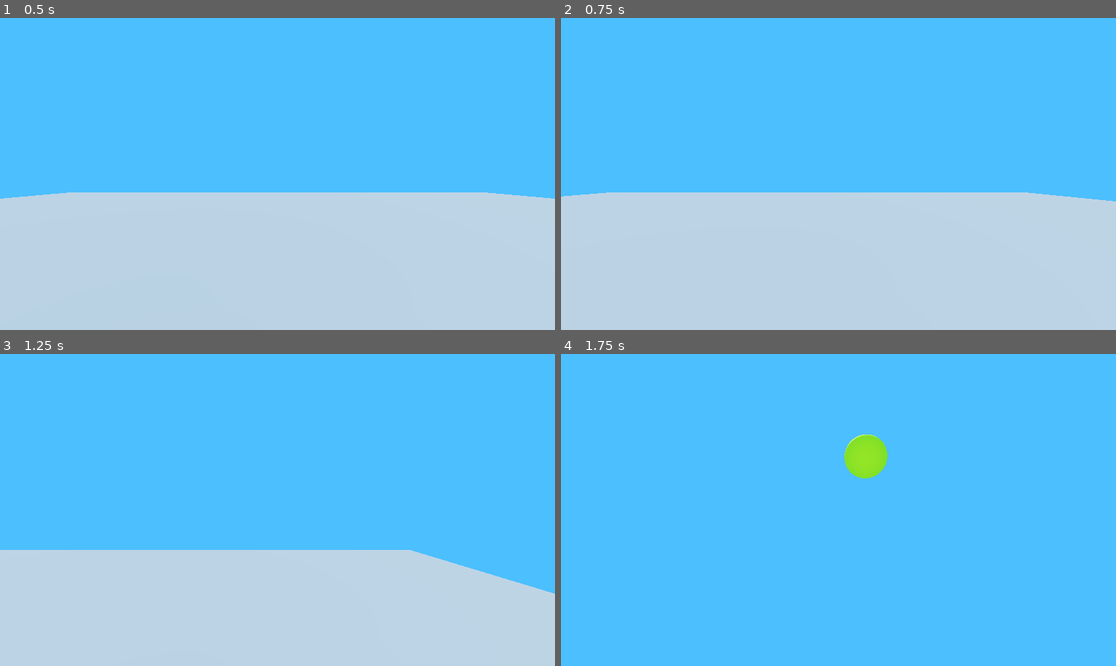
Above: before the commit, frames 1-4 (two rows, left to right).
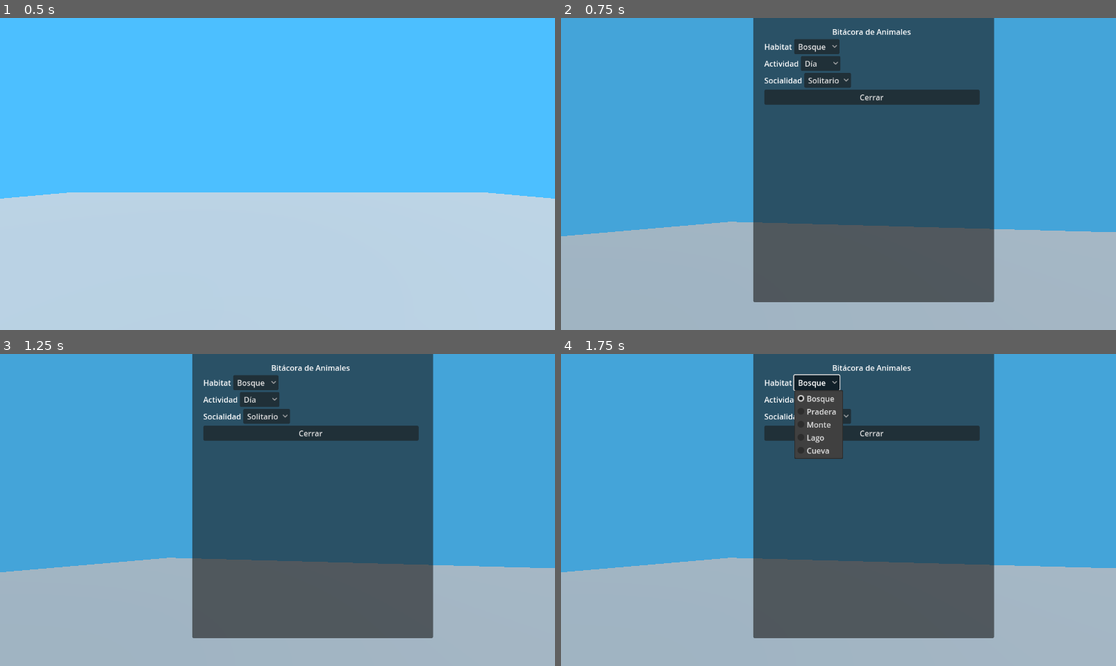
Above: after the commit, the same moments.

Repository: i4nkvrtjs/godotGameJam
Game: Godot game, scene res://lvl.tscn
Same seed, same stepped clock (60 frames per second), same inputs: the game is played once before the commit and once after it. Before the commit the project starts from res://player.tscn.
Inputs (mouse positions are in pixels of both pictures, inside the frame that each line leads up to):
- Up to frame 1 (0.5 s): no input
- Up to frame 2 (0.75 s): tap Enter at 0.5 s; move the mouse to (960, 158) at 0.52 s; hold D (right) from 0.53 s (still down); hold Tab (toggleLog, bound only after the commit) from 0.53 s (still down); click (960, 158) at 0.67 s
- Up to frame 3 (1.25 s): keep holding D (right); keep holding Tab (toggleLog, bound only after the commit); tap Space (jump) at 0.77 s
- Up to frame 4 (1.75 s): release D (right) at 1.25 s; release Tab (toggleLog, bound only after the commit) at 1.25 s; click (816, 382) at 1.25 s, where only the run after the commit has a clickable "Bosque"

Frame 1 is identical in both runs. In frame 2, 100% of the frame differs, in the area x 0-100%, y 0-100%; in frame 3, 100%; in frame 4, 100%.

Commit message:
Log masomenos funcionando

Diff:
--- /dev/null
+++ b/gamejam/game_manager.gd
@@ -0,0 +1,10 @@
+extends Node3D
+
+@onready var animalLog: Control = $"../Log"
+
+func _ready():
+	Input.set_mouse_mode(Input.MOUSE_MODE_CAPTURED)
+
+func _input(event):
+	if event.is_action_pressed("toggleLog"):
+		animalLog.toggle_log()
--- /dev/null
+++ b/gamejam/log.gd
@@ -0,0 +1,60 @@
+extends Control
+
+@export var game_manager: Node # Reference to GameManager
+@export var category_options: Dictionary = {
+	"Habitat": ["Bosque", "Pradera", "Monte", "Lago", "Cueva"],
+	"Actividad": ["Día", "Noche"],
+	"Socialidad": ["Solitario", "Grupal"]
+}
+var button_paths = {
+	"Habitat": "Panel/VBoxContainer/Habitat/Habitat_OptionButton",
+	"Actividad": "Panel/VBoxContainer/Actividad/Actividad_OptionButton",
+	"Socialidad": "Panel/VBoxContainer/Socialidad/Socialidad_OptionButton"
+}
+
+func _ready():
+	process_mode = Node.PROCESS_MODE_ALWAYS # Allows interaction even when game is paused
+	update_ui()
+
+func update_ui():
+	for category in category_options.keys():
+		var button: OptionButton = get_node_or_null(button_paths[category])
+		if button:
+			button.clear()
+			for option in category_options[category]:
+				button.add_item(option)
+		#button.selected = 0  # Default to the first option
+
+func _on_option_selected(index: int, button: OptionButton, category: String):
+	print(category, "selected:", button.get_item_text(index))
+
+func toggle_log():
+	if visible:
+		hide_log()
+	else:
+		show_log()
+
+func show_log():
+	visible = true
+	get_tree().paused = true
+	Input.set_mouse_mode(Input.MOUSE_MODE_VISIBLE)
+	set_process_input(true)
+
+func hide_log():
+	visible = false
+	get_tree().paused = false
+	Input.set_mouse_mode(Input.MOUSE_MODE_CAPTURED)
+	set_process_input(false)
+
+
+func _input(event: InputEvent):
+	if event.is_action_pressed("toggleLog"):
+		toggle_log()
+
+
+#func _on_option_button_item_selected(index: int, button: OptionButton, category: String):
+#	print(category, "selected:", button.get_item_text(index))
+
+
+func _on_cerrar_pressed():
+	hide_log()
--- /dev/null
+++ b/gamejam/log.tscn
@@ -0,0 +1,96 @@
+[gd_scene load_steps=3 format=3 uid="uid://6h1djuw3k621"]
+
+[ext_resource type="Script" uid="uid://dj2dr1l3pgs66" path="res://log.gd" id="1_5gxlv"]
+
+[sub_resource type="CanvasItemMaterial" id="CanvasItemMaterial_a0a2b"]
+
+[node name="Log" type="Control"]
+visible = false
+layout_mode = 3
+anchors_preset = 15
+anchor_right = 1.0
+anchor_bottom = 1.0
+grow_horizontal = 2
+grow_vertical = 2
+script = ExtResource("1_5gxlv")
+
+[node name="ColorRect" type="ColorRect" parent="."]
+layout_mode = 1
+anchors_preset = 15
+anchor_right = 1.0
+anchor_bottom = 1.0
+grow_horizontal = 2
+grow_vertical = 2
+mouse_filter = 2
+color = Color(0.0980392, 0.0980392, 0.0980392, 0.164706)
+
+[node name="Panel" type="Panel" parent="."]
+material = SubResource("CanvasItemMaterial_a0a2b")
+layout_mode = 1
+anchors_preset = 8
+anchor_left = 0.5
+anchor_top = 0.5
+anchor_right = 0.5
+anchor_bottom = 0.5
+offset_left = -177.0
+offset_top = -334.0
+offset_right = 323.0
+offset_bottom = 266.0
+grow_horizontal = 2
+grow_vertical = 2
+
+[node name="VBoxContainer" type="VBoxContainer" parent="Panel"]
+layout_mode = 0
+offset_left = 23.0
+offset_top = 27.0
+offset_right = 470.0
+offset_bottom = 520.0
+
+[node name="Titulo" type="Label" parent="Panel/VBoxContainer"]
+layout_mode = 2
+size_flags_horizontal = 4
+size_flags_vertical = 0
+text = "Bitácora de Animales"
+
+[node name="Habitat" type="HBoxContainer" parent="Panel/VBoxContainer"]
+layout_mode = 2
+size_flags_horizontal = 0
+size_flags_vertical = 4
+
+[node name="Habitat" type="Label" parent="Panel/VBoxContainer/Habitat"]
+layout_mode = 2
+text = "Habitat"
+
+[node name="Habitat_OptionButton" type="OptionButton" parent="Panel/VBoxContainer/Habitat"]
+layout_mode = 2
+size_flags_horizontal = 8
+size_flags_vertical = 4
+
+[node name="Actividad" type="HBoxContainer" parent="Panel/VBoxContainer"]
+layout_mode = 2
+
+[node name="Actividad" type="Label" parent="Panel/VBoxContainer/Actividad"]
+layout_mode = 2
+text = "Actividad"
+
+[node name="Actividad_OptionButton" type="OptionButton" parent="Panel/VBoxContainer/Actividad"]
+layout_mode = 2
+
+[node name="Socialidad" type="HBoxContainer" parent="Panel/VBoxContainer"]
+layout_mode = 2
+
+[node name="Socialidad" type="Label" parent="Panel/VBoxContainer/Socialidad"]
+layout_mode = 2
+text = "Socialidad"
+
+[node name="Socialidad_OptionButton" type="OptionButton" parent="Panel/VBoxContainer/Socialidad"]
+layout_mode = 2
+
+[node name="Cerrar" type="Button" parent="Panel/VBoxContainer"]
+layout_mode = 2
+text = "Cerrar"
+
+[connection signal="item_selected" from="Panel/VBoxContainer/Habitat/Habitat_OptionButton" to="." method="_on_option_button_item_selected"]
+[connection signal="item_selected" from="Panel/VBoxContainer/Actividad/Actividad_OptionButton" to="." method="_on_option_button_item_selected"]
+[connection signal="item_selected" from="Panel/VBoxContainer/Socialidad/Socialidad_OptionButton" to="." method="_on_option_button_item_selected"]
+[connection signal="pressed" from="Panel/VBoxContainer/Cerrar" to="." method="_on_cerrar_pressed"]
--- a/gamejam/player.tscn
+++ b/gamejam/lvl.tscn
@@ -1,11 +1,13 @@
-[gd_scene load_steps=15 format=3 uid="uid://dtv6aebrnfgd4"]
+[gd_scene load_steps=17 format=3 uid="uid://db5q6bue17m0x"]
 
-[ext_resource type="Script" uid="uid://bktu3b21s1lja" path="res://character_body_3d.gd" id="1_4flbx"]
-[ext_resource type="Shader" uid="uid://hpw1dh2cp68s" path="res://sky.gdshader" id="1_onrkg"]
-[ext_resource type="Script" uid="uid://dwlxgeejc7hik" path="res://sky.gd" id="2_i3pqv"]
+[ext_resource type="Shader" path="res://sky.gdshader" id="1_4iw1c"]
+[ext_resource type="Script" uid="uid://dwlxgeejc7hik" path="res://sky.gd" id="2_hx1ia"]
+[ext_resource type="Script" uid="uid://bktu3b21s1lja" path="res://character_body_3d.gd" id="3_k0o5b"]
+[ext_resource type="Script" uid="uid://c2xp8olpv5uu7" path="res://game_manager.gd" id="4_k0o5b"]
+[ext_resource type="PackedScene" uid="uid://6h1djuw3k621" path="res://log.tscn" id="5_2a1lc"]
 
 [sub_resource type="ShaderMaterial" id="ShaderMaterial_i3pqv"]
-shader = ExtResource("1_onrkg")
+shader = ExtResource("1_4iw1c")
 shader_parameter/skyColor = Color(0.245362, 0.612918, 0.999979, 1)
 
 [sub_resource type="Sky" id="Sky_hqtel"]
@@ -90,3 +92,9 @@
 transform = Transform3D(1, 0, 0, 0, 1, 0, 0, 0, 1, 0, 1.42856, 0)
 
 [node name="Camera3D" type="Camera3D" parent="Player/Neck"]
+
+[node name="GameManager" type="Node3D" parent="."]
+script = ExtResource("4_k0o5b")
+
+[node name="Log" parent="." node_paths=PackedStringArray("game_manager") instance=ExtResource("5_2a1lc")]
+game_manager = NodePath("../GameManager")
--- a/gamejam/project.godot
+++ b/gamejam/project.godot
@@ -11,7 +11,7 @@
 [application]
 
 config/name="gameJam"
-run/main_scene="res://player.tscn"
+run/main_scene="uid://db5q6bue17m0x"
 config/features=PackedStringArray("4.4", "Forward Plus")
 config/icon="res://icon.svg"
 
@@ -42,3 +42,14 @@
 "events": [Object(InputEventKey,"resource_local_to_scene":false,"resource_name":"","device":-1,"window_id":0,"alt_press …(191 unchanged characters)…
 ]
 }
+toggleLog={
+"deadzone": 0.2,
+"events": [Object(InputEventKey,"resource_local_to_scene":false,"resource_name":"","device":-1,"window_id":0,"alt_pressed":false,"shift_pressed":false,"ctrl_pressed":false,"meta_pressed":false,"pressed":false,"keycode":0,"physical_keycode":4194306,"key_label":0,"unicode":0,"location":0,"echo":false,"script":null)
+]
+}
+ui-select={
+"deadzone": 0.2,
+"events": [Object(InputEventMouseButton,"resource_local_to_scene":false,"resource_name":"","device":-1,"window_id":0,"alt_pressed":false,"shift_pressed":false,"ctrl_pressed":false,"meta_pressed":false,"button_mask":1,"position":Vector2(372, 59),"global_position":Vector2(391, 155),"factor":1.0,"button_index":1,"canceled":false,"pressed":true,"double_click":false,"script":null)
+, Object(InputEventKey,"resource_local_to_scene":false,"resource_name":"","device":-1,"window_id":0,"alt_pressed":false,"shift_pressed":false,"ctrl_pressed":false,"meta_pressed":false,"pressed":false,"keycode":0,"physical_keycode":32,"key_label":0,"unicode":32,"location":0,"echo":false,"script":null)
+]
+}
--- a/gamejam/sky.gd
+++ b/gamejam/sky.gd
@@ -1,6 +1,6 @@
 extends WorldEnvironment
 
-##Duración del ciclo en segundos
+## Duración del ciclo en segundos
 @export var cycle_duration: float = 60.0
 
 @onready var sun: MeshInstance3D = $SunMoon/Sun
Not shown, added: gamejam/game_manager.gd.uid
Not shown, added: gamejam/log.gd.uid
Not shown: 2 places in gamejam/lvl.tscn that only renumber resources
